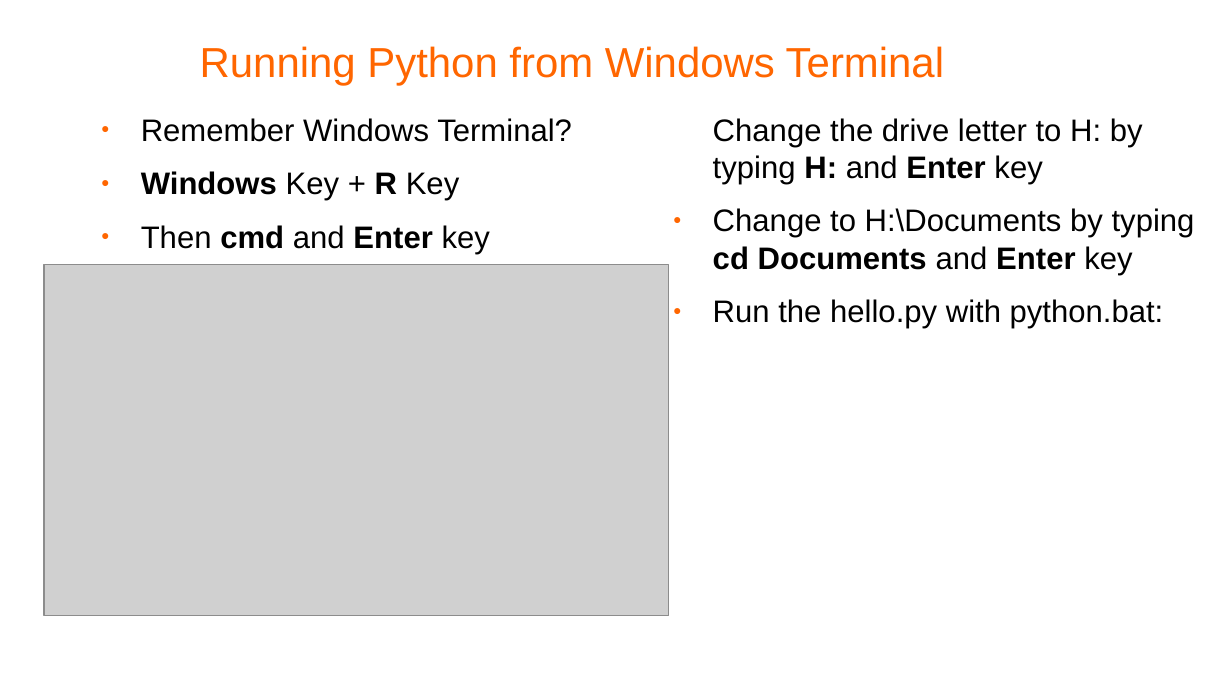
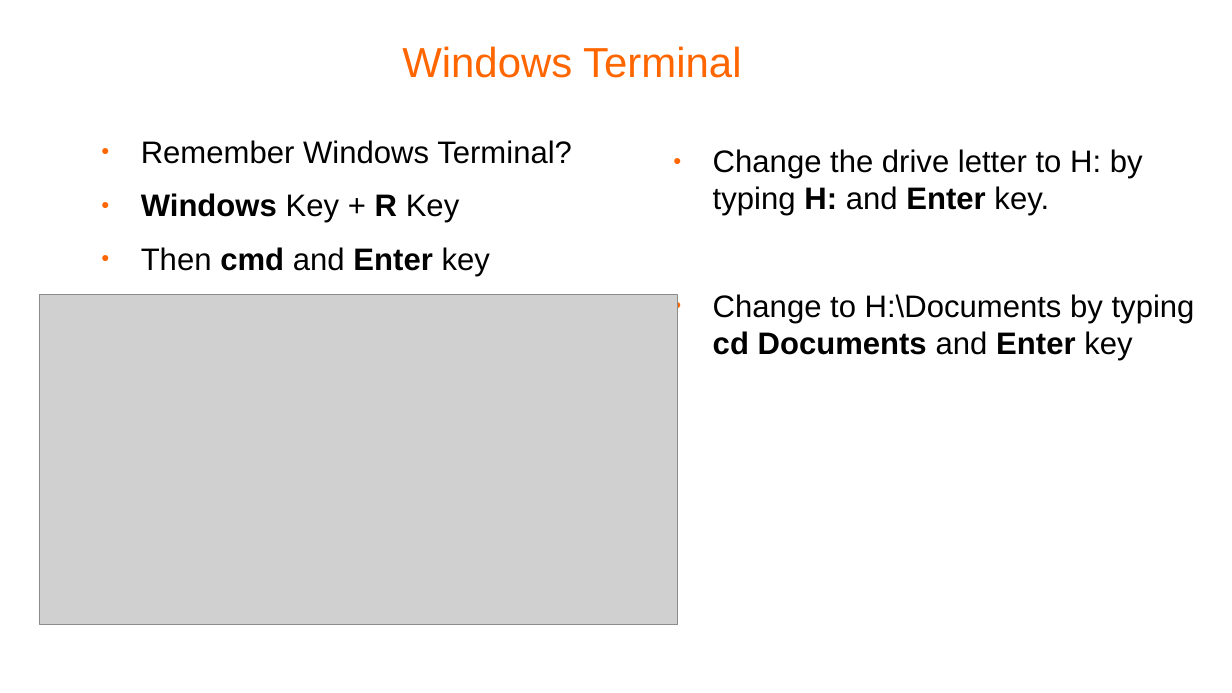
Before and after one commit to pellcorp/coding, a slide deck: slide 7 of docs/python-coding.odp (slide 9 before the commit). Drawn at 1232x693 pixels with LibreOffice and Linux fonts; fonts in the diff are those of the drawing; grey boxes stand for pictures; background and template pictures are left out. Boxes give left, top, right and bottom in pixels: in the first picture for what was removed or moved away, otherwise in the second. Text is boxed around its words. In the diff, an @@ line names an element or a change of style, - is before the commit and + after.

```diff
--- a/docs/python-coding.odp
+++ b/docs/python-coding.odp
@@ title at bbox=[402, 46, 741, 78]: text changed @@
-Running Python from Windows Terminal
+Windows Terminal
@@ text "Change the drive letter to ...": place and size @@
-text "Change the drive letter to ..." at bbox=[713, 118, 1195, 329]
+text "Change the drive letter to ..." at bbox=[713, 149, 1195, 360]
@@ text "Remember Windows Terminal?": place and size @@
-text "Remember Windows Terminal?" at bbox=[141, 118, 572, 254]
+text "Remember Windows Terminal?" at bbox=[141, 140, 572, 276]
@@ text at bbox=[713, 149, 1143, 216]: text changed @@
-Change the drive letter to H: by typing H: and Enter key
+● Change the drive letter to H: by typing H: and Enter key.
@@ picture: place and size @@
-picture at bbox=[44, 265, 669, 616]
+picture at bbox=[39, 295, 677, 625]
@@ text at bbox=[713, 299, 1164, 329]: paragraph removed @@
-● Run the hello.py with python.bat:
```
Also in this commit, not shown: 3 other slides changed, 1 slide added, 1 slide removed, 3 other files.
